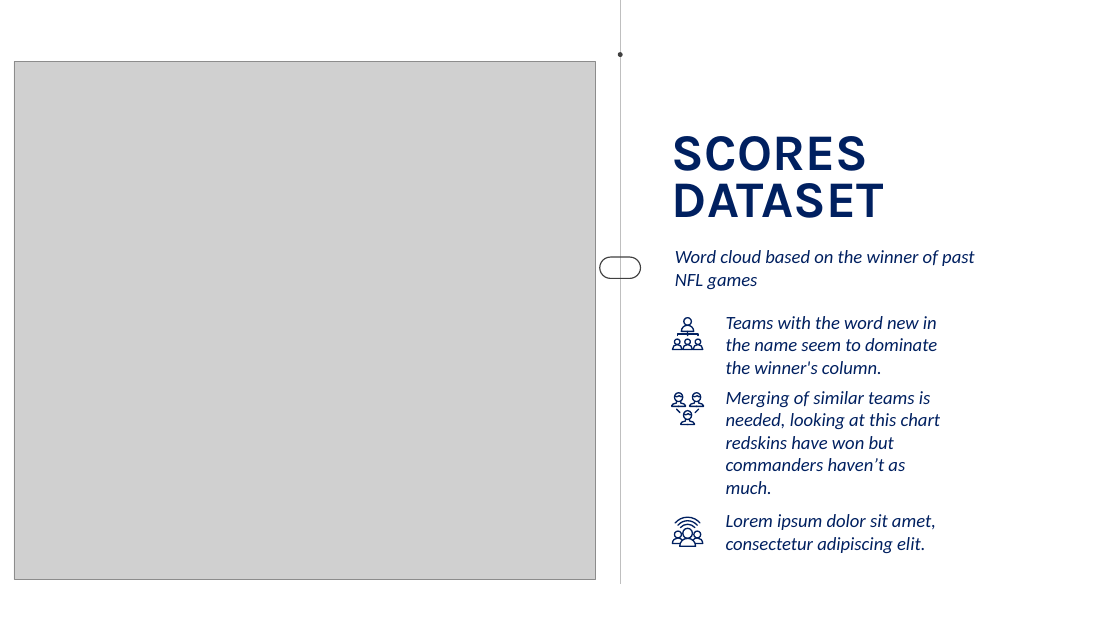
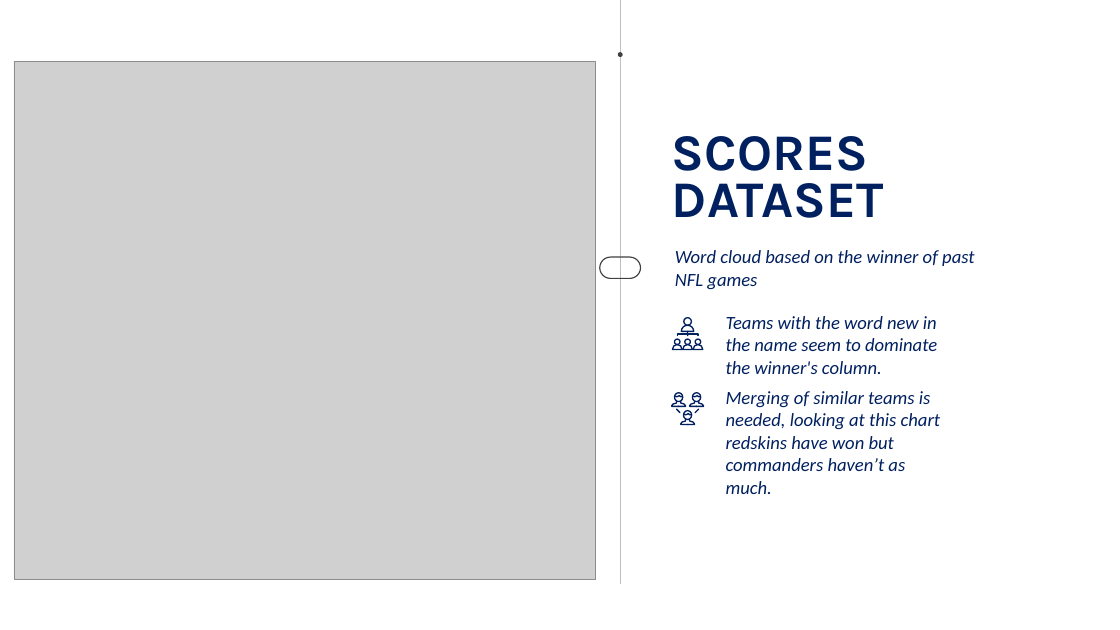
Before and after one commit to CherSmith39/Sports-Gambling, a slide deck: slide 6 of Practice Presentation.pptx. Drawn at 1120x630 pixels with LibreOffice and Linux fonts; fonts in the diff are those of the drawing; grey boxes stand for pictures. Boxes give left, top, right and bottom in pixels: in the first picture for what was removed or moved away, otherwise in the second. Text is boxed around its words. In the diff, an @@ line names an element or a change of style, - is before the commit and + after.

```diff
--- a/Practice Presentation.pptx
+++ b/Practice Presentation.pptx
@@ group removed at [673, 514, 936, 554]: 6 freeform shapes, 3 ellipses, 1 text @@
-Lorem ipsum dolor sit amet, consectetur adipiscing elit.
```
Also in this commit, not shown: 1 other slide changed.
